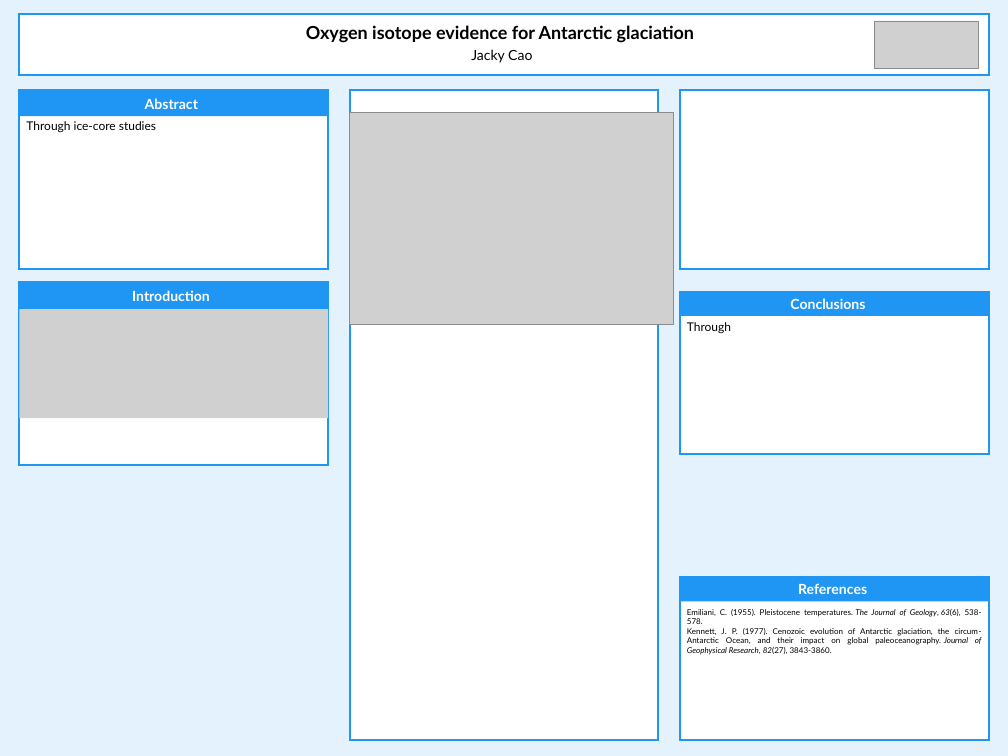
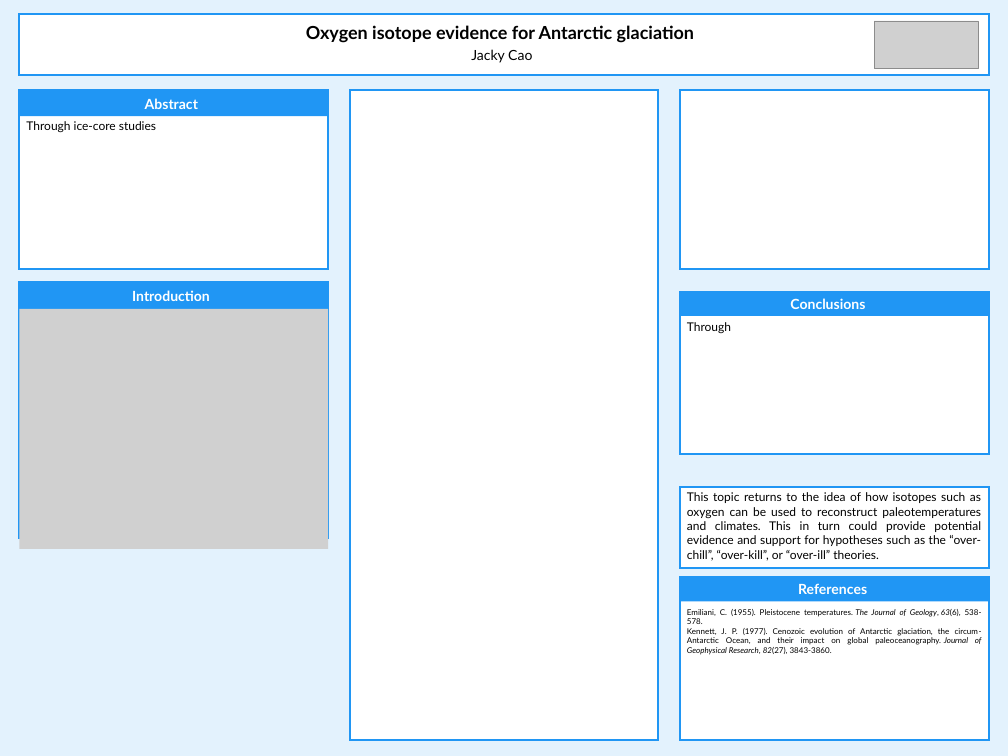
Before and after one commit to cao-jacky/degree_level4, a slide deck: slide 1 of earth_system_and_climate_4/term_2/poster/oxygen_poster.pptx. Drawn at 1008x756 pixels with LibreOffice and Linux fonts; fonts in the diff are those of the drawing; grey boxes stand for pictures. Boxes give left, top, right and bottom in pixels: in the first picture for what was removed or moved away, otherwise in the second. Text is boxed around its words. In the diff, an @@ line names an element or a change of style, - is before the commit and + after.

Commit message:
esc4: p: finished introduction and relation to ESC

```diff
--- a/earth_system_and_climate_4/term_2/poster/oxygen_poster.pptx
+++ b/earth_system_and_climate_4/term_2/poster/oxygen_poster.pptx
@@ picture removed at (x1=350, y1=112, x2=674, y2=324) @@
@@ rectangle resized from (x1=19, y1=282, x2=328, y2=465) to (x1=19, y1=282, x2=328, y2=538) @@
@@ picture resized from (x1=19, y1=309, x2=328, y2=418) to (x1=19, y1=309, x2=328, y2=549) @@
@@ rectangle added at (x1=680, y1=487, x2=989, y2=568), fill #FFFFFF, outline #2096F4 2 pt @@
@@ text added at (x1=687, y1=492, x2=981, y2=561), 12 pt, text #000000 @@
+This topic returns to the idea of how isotopes such as oxygen can be used to reconstruct paleotemperatures and climates. This in turn could provide potential evidence and support for hypotheses such as the “over-chill”, “over-kill”, or “over-ill” theories.
```
